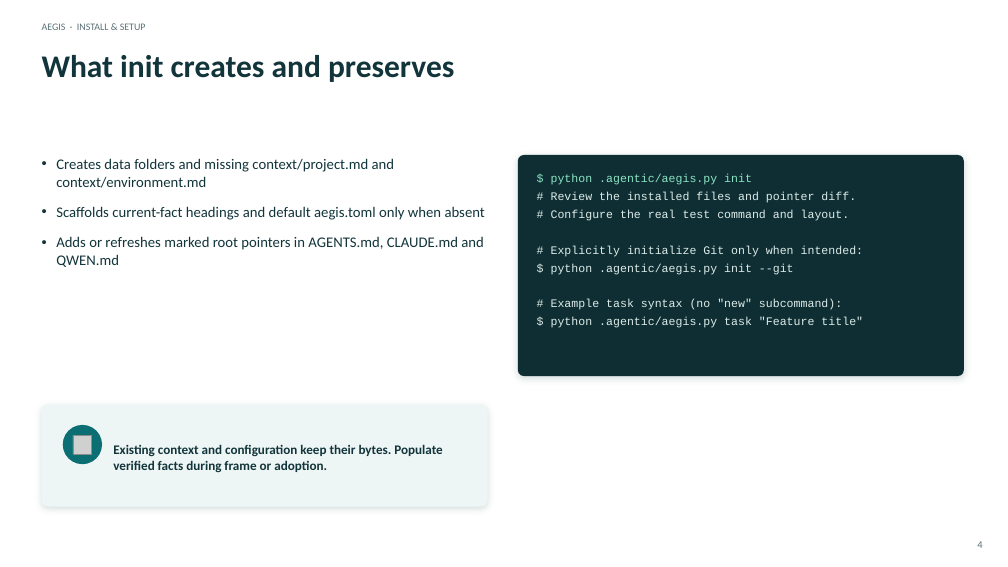
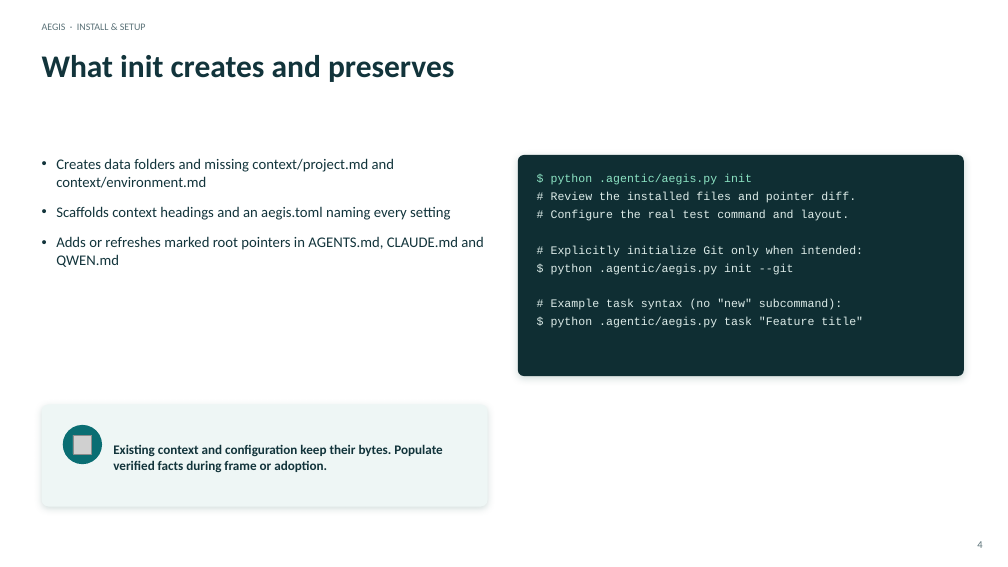
Before and after one commit to DDP-Engineering/Agentic_Engineering_Governance_Integrity_System, a slide deck: slide 4 of 06_SoftwareDocu/01_Install_and_Setup.pptx. Drawn at 1008x567 pixels with LibreOffice and Linux fonts; fonts in the diff are those of the drawing; grey boxes stand for pictures. Boxes give left, top, right and bottom in pixels: in the first picture for what was removed or moved away, otherwise in the second. Text is boxed around its words. In the diff, an @@ line names an element or a change of style, - is before the commit and + after.

```diff
--- a/06_SoftwareDocu/01_Install_and_Setup.pptx
+++ b/06_SoftwareDocu/01_Install_and_Setup.pptx
@@ text at box(56, 206, 450, 220): text changed @@
-• Scaffolds current-fact headings and default aegis.toml only when absent
+• Scaffolds context headings and an aegis.toml naming every setting
```
Also in this commit, not shown: 4 other slides changed, 1 slide added, 17 other files.
